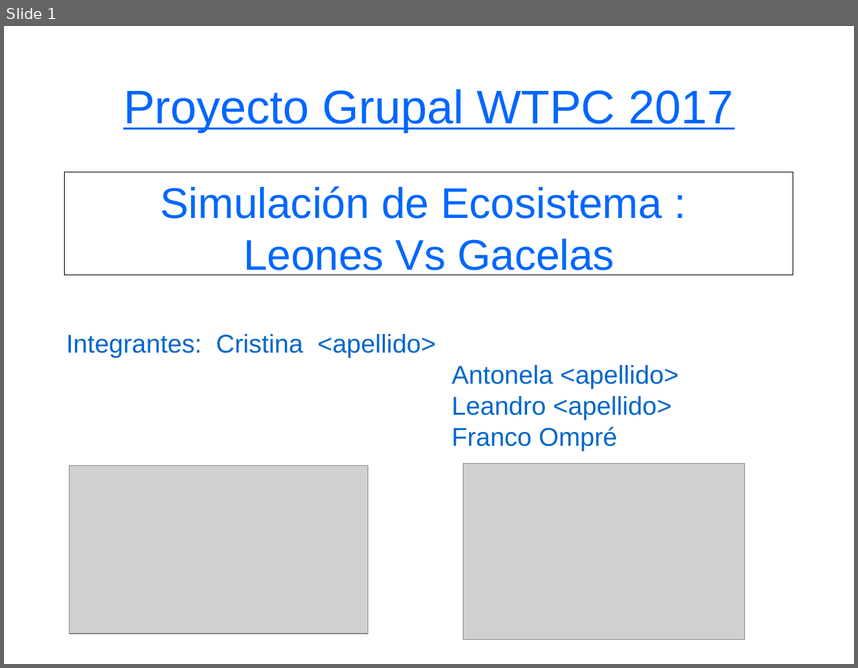
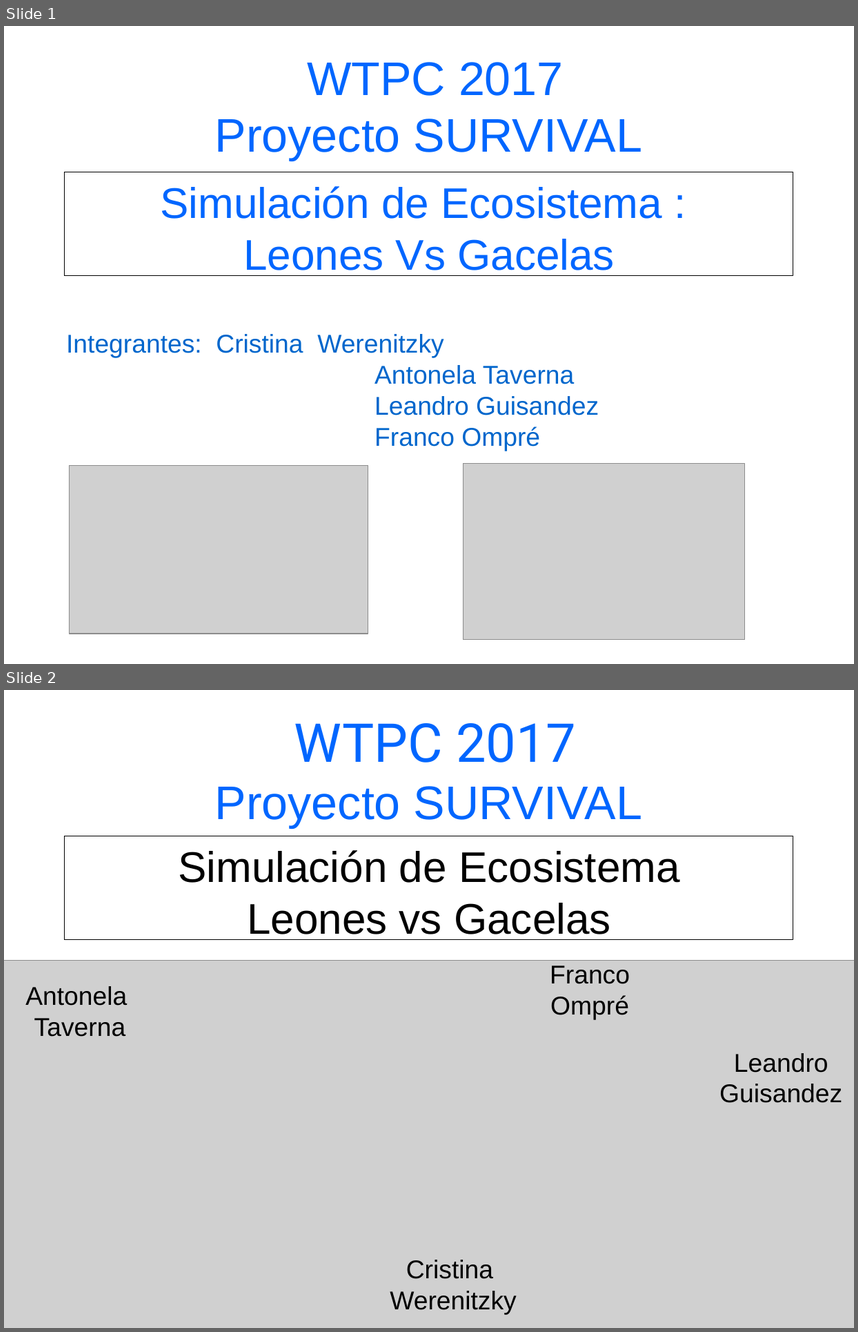
Before and after one commit to OmpreFranco/Proyecto-, a slide deck: presentacion_powerpoint.odp. Shown one above the other, each under a label of ours: slide 1 before the commit, slides 1 and 2 after it. The pictures are 858x668 and 858x1332 pixels, drawn with LibreOffice and Linux fonts; fonts in the diff are those of the drawing; grey boxes stand for pictures. Boxes give left, top, right and bottom in pixels: in the first picture for what was removed or moved away, otherwise in the second. Text is boxed around its words. In the diff, an @@ line names an element or a change of style, - is before the commit and + after.

```diff
--- a/presentacion_powerpoint.odp
+++ b/presentacion_powerpoint.odp
@@ slide 2 added at bbox=[4, 690, 854, 1328], background #FFFFFF @@
@@ title added at bbox=[215, 723, 642, 828], 44 pt, text #0066FF @@
+WTPC 2017
+Proyecto SURVIVAL
@@ rectangle added at bbox=[65, 836, 794, 939], outline #000000 0 pt, 40 pt, text #000000 @@
+Simulación de Ecosistema
+Leones vs Gacelas
@@ picture added at bbox=[4, 960, 854, 1328] @@
@@ text added at bbox=[550, 965, 630, 1020], 24 pt, text #000000 @@
+Franco Ompré
@@ text added at bbox=[25, 986, 127, 1036], 24 pt, text #000000 @@
+Antonela Taverna
@@ text added at bbox=[720, 1053, 842, 1103], 24 pt, text #000000 @@
+Leandro Guisandez
@@ text added at bbox=[390, 1259, 517, 1314], 24 pt, text #000000 @@
+Cristina Werenitzky
@@ slide 1 changed as well @@
@@ title at bbox=[215, 62, 642, 160]: text changed @@
-Proyecto Grupal WTPC 2017
+WTPC 2017
+Proyecto SURVIVAL
@@ text at bbox=[66, 334, 599, 415]: text changed @@
-Integrantes: Cristina <apellido>
-Antonela <apellido>
-Leandro <apellido>
+Integrantes: Cristina Werenitzky
+Antonela Taverna
+Leandro Guisandez
```
Also in this commit, not shown: 6 other slides added, 3 slides removed.
